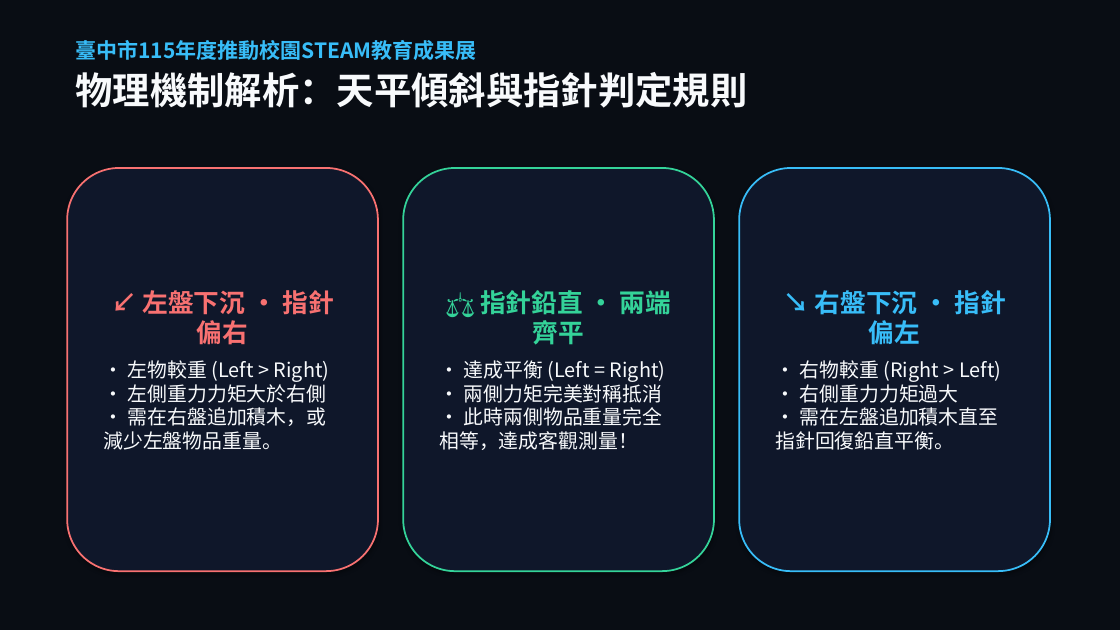
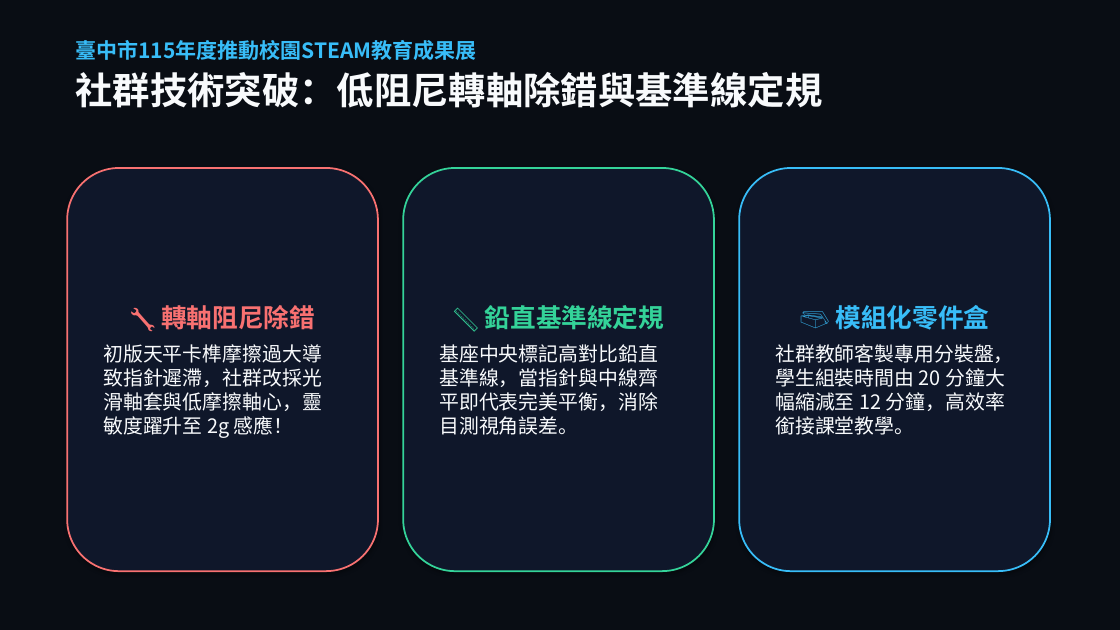
Before and after one commit to asc103138/steam-community-docs, a slide deck: slide 9 of 成果展繳交資料/臺中市梧棲區中正國小_STEAM成果展_5分鐘現場分享會簡報.pptx. Drawn at 1120x630 pixels with LibreOffice and Linux fonts; fonts in the diff are those of the drawing; background and template pictures are left out; a plain dark background stands for a picture behind light text. Boxes give left, top, right and bottom in pixels: in the first picture for what was removed or moved away, otherwise in the second. Text is boxed around its words. In the diff, an @@ line names an element or a change of style, - is before the commit and + after.

Commit message:
feat: 徹底修正拉桿方向邏輯，全面移除課堂迷思，100% 圍繞社群研發作為與具體成效

```diff
--- a/成果展繳交資料/臺中市梧棲區中正國小_STEAM成果展_5分鐘現場分享會簡報.pptx
+++ b/成果展繳交資料/臺中市梧棲區中正國小_STEAM成果展_5分鐘現場分享會簡報.pptx
@@ text at <box>75,72,822,108</box>: text changed @@
-物理機制解析：天平傾斜與指針判定規則
+社群技術突破：低阻尼轉軸除錯與基準線定規
@@ text in rounded rectangle at <box>103,305,322,438</box>: text changed @@
-↙️ 左盤下沉 · 指針偏右
-• 左物較重 (Left > Right)
-• 左側重力力矩大於右側
-• 需在右盤追加積木，或減少左盤物品重量。
+🔧 轉軸阻尼除錯
+初版天平卡榫摩擦過大導致指針遲滯，社群改採光滑軸套與低摩擦軸心，靈敏度躍升至 2g 感應！
@@ text in rounded rectangle at <box>439,305,664,435</box>: text changed @@
-⚖️ 指針鉛直 · 兩端齊平
-• 達成平衡 (Left = Right)
-• 兩側力矩完美對稱抵消
-• 此時兩側物品重量完全相等，達成客觀測量！
+📏 鉛直基準線定規
+基座中央標記高對比鉛直基準線，當指針與中線齊平即代表完美平衡，消除目測視角誤差。
@@ text in rounded rectangle at <box>775,305,1014,435</box>: text changed @@
-↘️ 右盤下沉 · 指針偏左
-• 右物較重 (Right > Left)
-• 右側重力力矩過大
-• 需在左盤追加積木直至指針回復鉛直平衡。
+🗃️ 模組化零件盒
+社群教師客製專用分裝盤，學生組裝時間由 20 分鐘大幅縮減至 12 分鐘，高效率銜接課堂教學。
```
Also in this commit, not shown: 9 other slides changed, 2 slides added, 2 slides removed, 12 other files.
